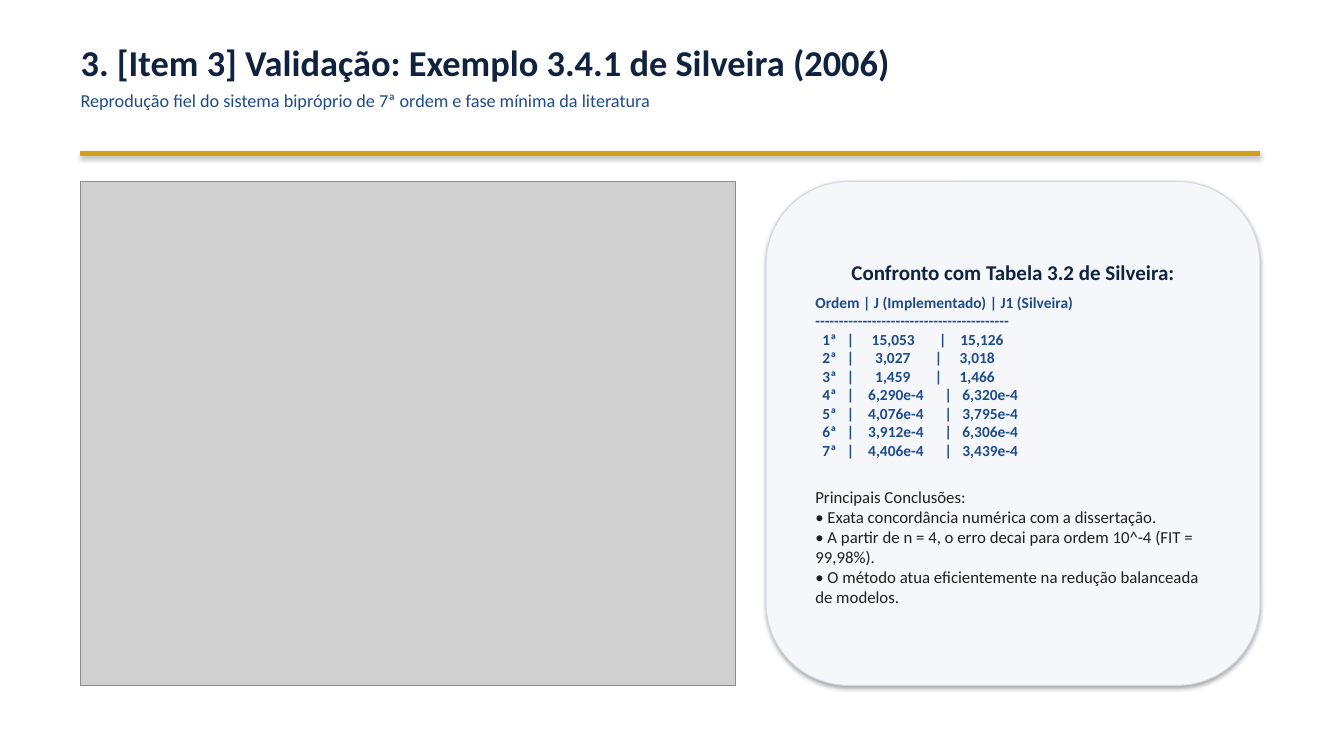
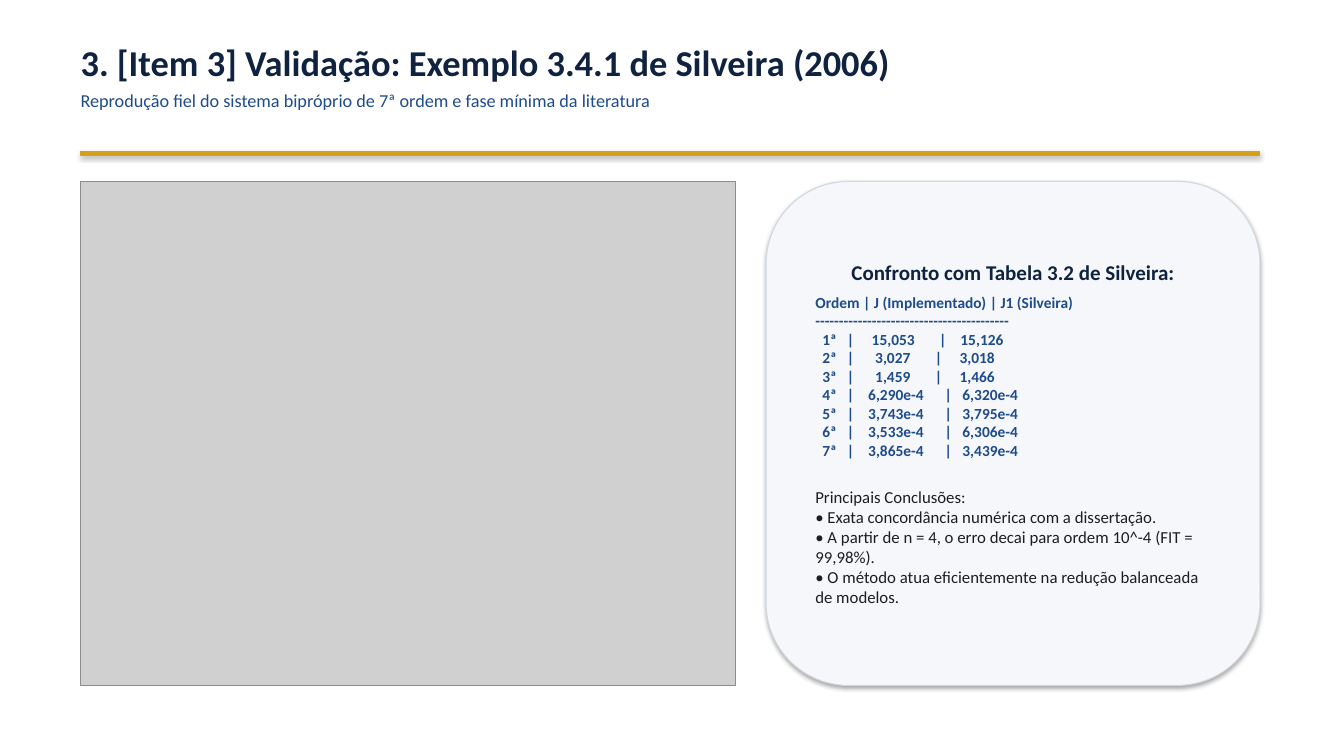
Before and after one commit to VPariz/masd-identificacao-n2cacgo, a slide deck: slide 4 of apresentacao/apresentacao_identificacao_N2CACGO.pptx. Drawn at 1344x756 pixels with LibreOffice and Linux fonts; fonts in the diff are those of the drawing; grey boxes stand for pictures. Boxes give left, top, right and bottom in pixels: in the first picture for what was removed or moved away, otherwise in the second. Text is boxed around its words. In the diff, an @@ line names an element or a change of style, - is before the commit and + after.

```diff
--- a/apresentacao/apresentacao_identificacao_N2CACGO.pptx
+++ b/apresentacao/apresentacao_identificacao_N2CACGO.pptx
@@ text in rounded rectangle at bbox=[815, 296, 1073, 458]: text changed @@
-Ordem | J (Implementado) | J1 (Silveira)
------------------------------------------
-1ª | 15,053 | 15,126
-2ª | 3,027 | 3,018
-3ª | 1,459 | 1,466
-4ª | 6,290e-4 | 6,320e-4
-5ª | 4,076e-4 | 3,795e-4
-6ª | 3,912e-4 | 6,306e-4
-7ª | 4,406e-4 | 3,439e-4
+Ordem | J (Implementado) | J1 (Silveira)
+-----------------------------------------
+1ª | 15,053 | 15,126
+2ª | 3,027 | 3,018
+3ª | 1,459 | 1,466
+4ª | 6,290e-4 | 6,320e-4
+5ª | 3,743e-4 | 3,795e-4
+6ª | 3,533e-4 | 6,306e-4
+7ª | 3,865e-4 | 3,439e-4
```
Also in this commit, not shown: 2 other slides changed, 12 other files.
